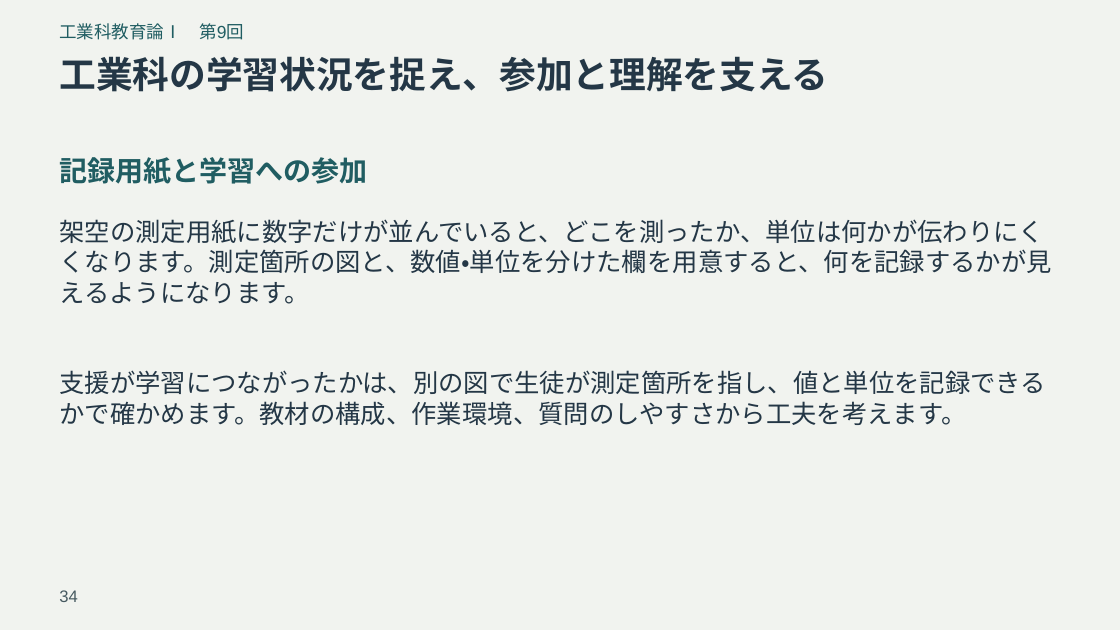
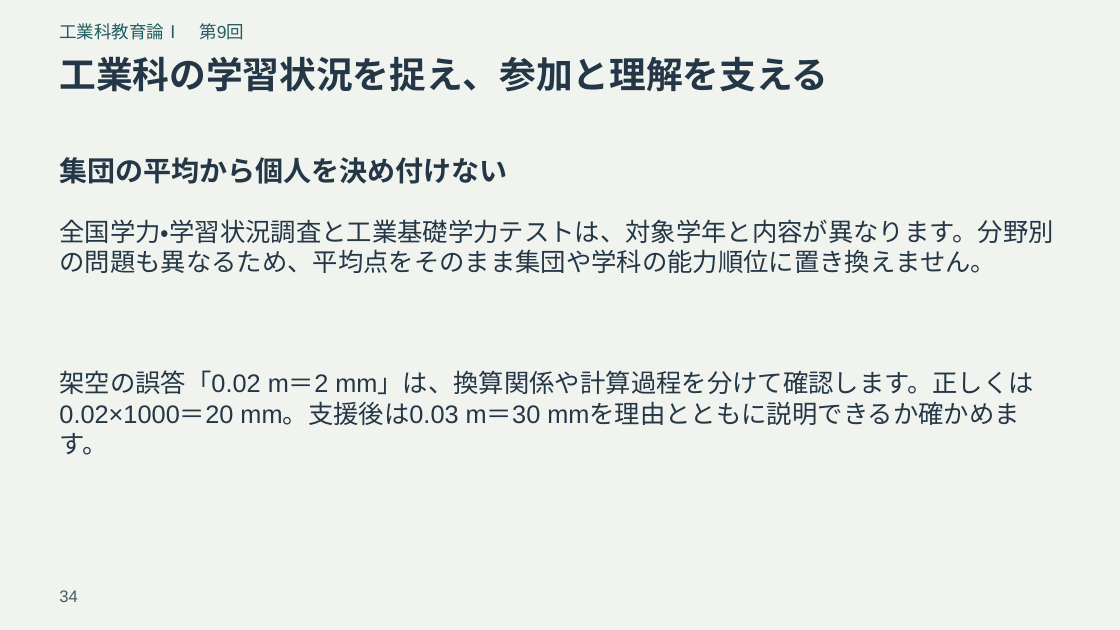
Before and after one commit to zooc-14calbp/industrial-education-i, a slide deck: slide 34 of reorganized/20261105/expanded/slides.pptx. Drawn at 1120x630 pixels with LibreOffice and Linux fonts; fonts in the diff are those of the drawing. Boxes give left, top, right and bottom in pixels: in the first picture for what was removed or moved away, otherwise in the second. Text is boxed around its words. In the diff, an @@ line names an element or a change of style, - is before the commit and + after.

```diff
--- a/reorganized/20261105/expanded/slides.pptx
+++ b/reorganized/20261105/expanded/slides.pptx
@@ text at <box>59,157,507,184</box>: text changed; text colour #205D62 to #243746 @@
-記録用紙と学習への参加
+集団の平均から個人を決め付けない
@@ text at <box>59,219,1053,273</box>: text changed @@
-架空の測定用紙に数字だけが並んでいると、どこを測ったか、単位は何かが伝わりにくくなります。測定箇所の図と、数値・単位を分けた欄を用意すると、何を記録するかが見えるようになります。
+全国学力・学習状況調査と工業基礎学力テストは、対象学年と内容が異なります。分野別の問題も異なるため、平均点をそのまま集団や学科の能力順位に置き換えません。
@@ text at <box>59,370,1034,455</box>: text changed @@
-支援が学習につながったかは、別の図で生徒が測定箇所を指し、値と単位を記録できるかで確かめます。教材の構成、作業環境、質問のしやすさから工夫を考えます。
+架空の誤答「0.02 m＝2 mm」は、換算関係や計算過程を分けて確認します。正しくは0.02×1000＝20 mm。支援後は0.03 m＝30 mmを理由とともに説明できるか確かめます。
```
Also in this commit, not shown: 47 other slides changed, 10 other files.
